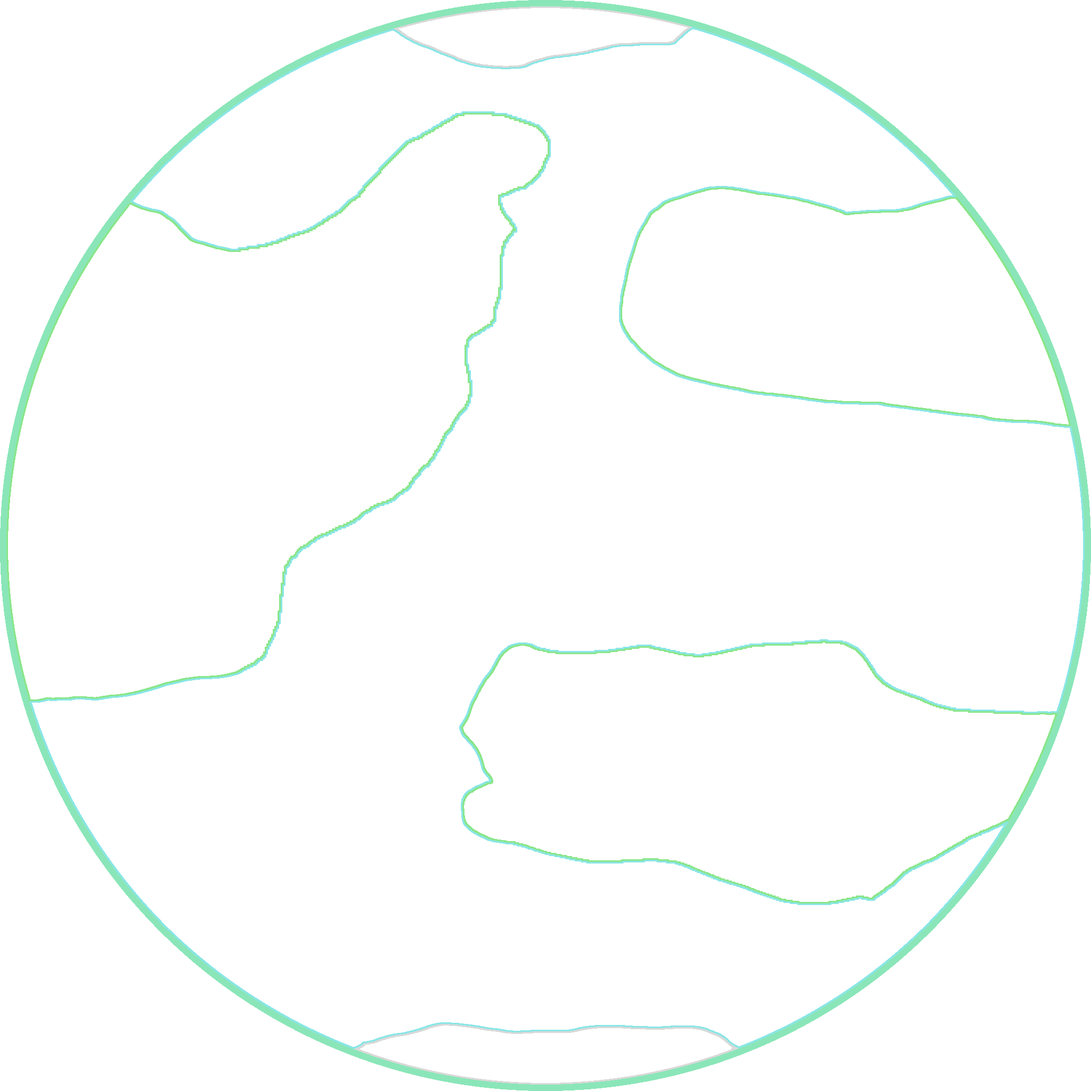
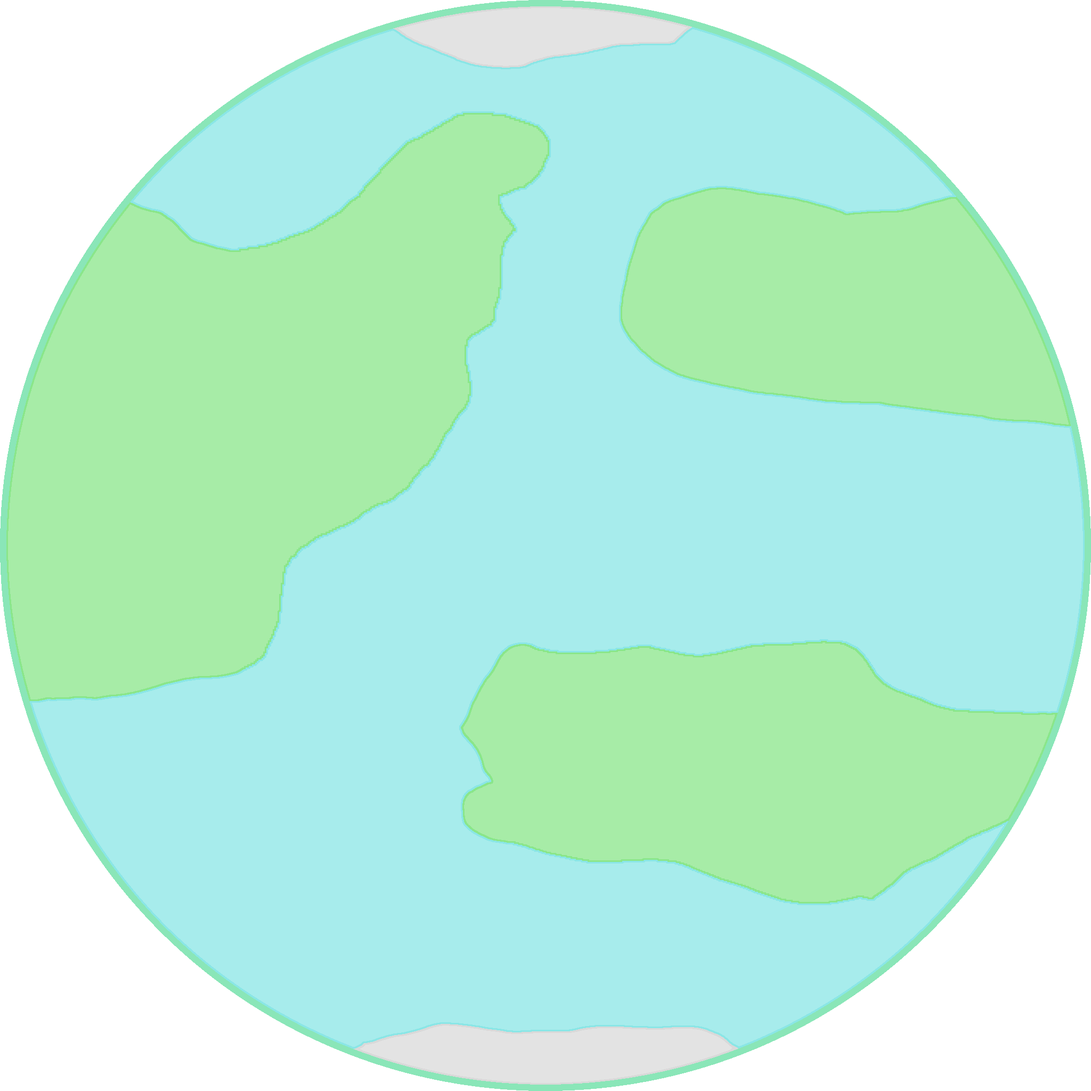
Layered file, before and after one edit (1091 × 1091). Changes by layer:
added layer "Continent" (75%) above "Ocean" over [7, 114, 1070, 903]
added layer "Ocean" (75%) above "Icecaps" over [31, 29, 1084, 1048]
added layer "Icecaps" (75%) above "Background" over [360, 7, 733, 1084]
